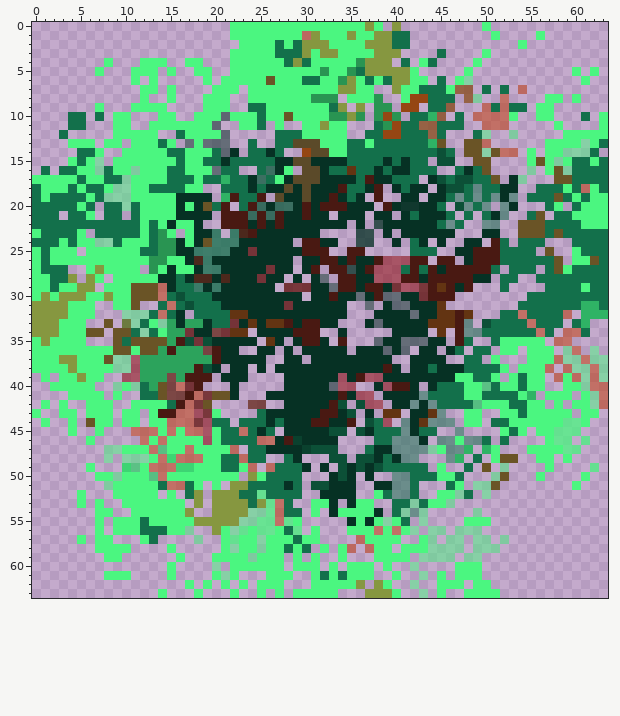
Pixel-art sprite: Sblorb/mega_red_sblorb4.png. The picture above is the old version.
The file is 64x64 pixels. Colours within 5 levels of each other are drawn and written as one.
The same view after the edit:
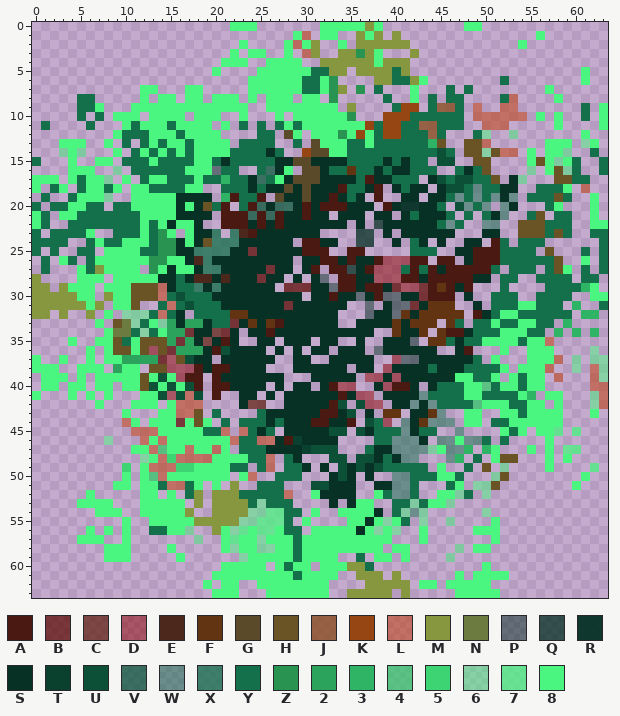
Palette (. is transparent): A #491912  B #60110cc0  C #642619c0  D #8d000080  E #4c281c  F #633412  G #5b4a29  H #6a5426  J #874a19c0  K #954613  L #c1370080  M #869740  N #6c7b40  P #06312480  Q #063124c0  R #063124f0  S #063124  T #0a412e  U #0c5037  V #0e5b3ec0  W #13704b80  X #13704bc0  Y #13704b  Z #299452  2 #2ca35c  3 #2fb365  4 #38c96ec0  5 #3dd473  6 #4bf68080  7 #4bf680c0  8 #4bf680
The edit:
Changed rows in their new state; - is an unchanged pixel.
first column x 0:
 0 -------------------------.......--------.-------88.-------------
 1 ----------------------.......--.--..M--.M.---------.------------
 2 ------------------------....-L8-..-.M---MM----------------------
 3 -----------------------.--..8.LM..MMZM8..-M--.----.-------------
 4 --------.---...--..--8--..--88..MMMMM-8-MM-..----.--------------
 5 -------.---...-.--..8-...------YYMM.M---Y-.-----.-----------.8.-
 6 -----------.-.-----.-...--8------Z....MMYYM--.-..---Y-----------
 7 ---------------.-88-...-------YY-Z-.Z.Y-..-...Y.Y-.-.-.--8------
 8 -----YY-------8--88.--8--.---.-8.--....Y-.8.-.-Y..--YL---.--.---
 9 -----YY--------8888---88..-------8.M.-..Y----J-Y-L..-L.-..---Y-8
10 ----.------8-8--8----..-...-.----88Z.-.-KK--YYY------LL--.8-----
11 -Y--..Y--.-Y8--Y----.8-Y.--Y8Y--8--88K-K------------------------
12 ---.------YYY-88-----.---YY.G8.---Z8K8---------------------..-..
13 ---8--.--.Y.Y---8Y-888-Y-YY..Y.-----------------------------.--.
14 ---686..-8.Y-Y--8Y--88YY------------------------------------..--
15 Y----..88.YYY-YY-Y-8-----------------------------------------..-
16 -.-.8--..6.YYYY----------------------------------------------..-
17 ---.----6.8.Y-------------------------------------------------..
18 8.Y-.Y88Y8.-------------------------------------------------.-..
19 .Y..-8-8-..-------------------------------------------------..-.
20 -.--8--Y.-Y8------------------------------------------------..-.
21 8-.88-YY--Y-------------------------------------------------..-.
22 8-..--------------------------------------------------------..--
23 Y.---Y8..---------------------------------------------------..--
24 ---Y..Y8Y---------------------------------------------------...-
25 Y.Y..YY.----------------------------------------------------.-.-
26 .-.-Y.Y-----------------------------------------------------.-.-
27 .-..-8Y-----------------------------------------------------.-.-
28 M....88-----------------------------------------------------.--.
29 MM.M-88------------------------------------------------------38.
30 M-M--8-.----------------------------------------S--YYY-.----..88
31 ----MM-M----------------------------------B-F-F--S-YYY88---.3..-
32 --.-..M-8-------------------------.--P--PFSFF--F.ASY88Y----Y---.
33 ......-8.H-----------------AS-SS----S-S-F-FF-.-Y.YY8--88--.3..--
34 ........8NN-----------S.S-A--SSSSS-SSS--F--F--A-SY--888-Y.3.3.3-
35 ....-.-88--8----B2SC-A-..SS.S-S.-S.-S-.--S-.FFYS-Y88--Y--L..----
36 ......-.-----DHB---S-U-SS-.S.S.--.-S-.PS-SS---.SA..--.-----..---
37 -..8..-.8822--BDHUSS.-----S-.-S..-----..DPP---SSS----------.-.--
38 ---..---.288.HHDDD-SAA--S--..------.--.D-S-----------------.-.--
39 --8-.8.-8888H8U8D--.A---SSSS...---S-.---D------------------...--
40 -8-.--.88.-8HU8U8U--AA-SSS-S.--.-A-------------------------...--
41 8----.-.8.--88UDULU.A..SS--.-------------------------------.-.--
42 -.-.--.-.-----.8L-L.---S------------------------------------..--
43 .--..-...--.-.88--H.Y--------------------------------------.-.--
44 -.--.-...-L----8B8H8.--------------------------------------...--
45 ----.--.-------8-88YYL.------------------------------------.----
46 ------.-6----------8-8L-----------------------------------..-.--
47 --------...---------L-.Y--------------------------------.-.-----
48 --------.-..-------L-888--L-----------------------------.-------
49 ------.----.---------8-Y.Y-.------------------------------------
50 -------...-.----------.8L..-----------------------------.-------
51 --------.--.-----------..---..----------------------------------
52 -----.8--...-------------Y--L.-8--------------------------------
53 ------8-8-..-------------6YY---..-------------------------------
54 ---------8-.---------------7-----.---------------.6-------------
55 -------.-.-..--------------7Y.8----8----------6-...8------------
56 ------8.8.-..----------------Y--888-S-6-6..8..-..888------------
57 ------8-.-8-..------------------88888---.---.-..-..8.-----------
58 -------.------------------6-8Y88-8-888-.8-.....--88.------------
59 ----------8---------...68---8Y8-88.-Y---.--...--..--------------
60 ---------------.----.8----.-Y--.8-8MMY-.--.----...8-------------
61 --------...----.-----8-888---Y8-8-..MMM-M--.-.--.-888-----------
62 -----------------.----8.----888--....M-MMM.88.--8---------------
63 --------------.---.-88---.8-8----.-MM---.M-.-.-8----------------
Where, in picture pixels (left, top, right, bottom), the same in both pictures:
changed: (32, 22, 608, 598)
